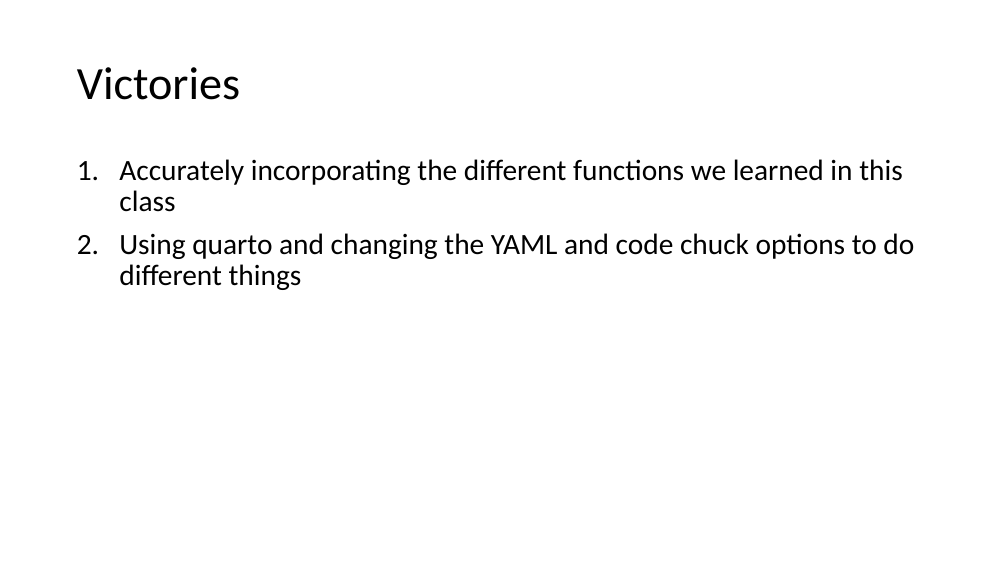
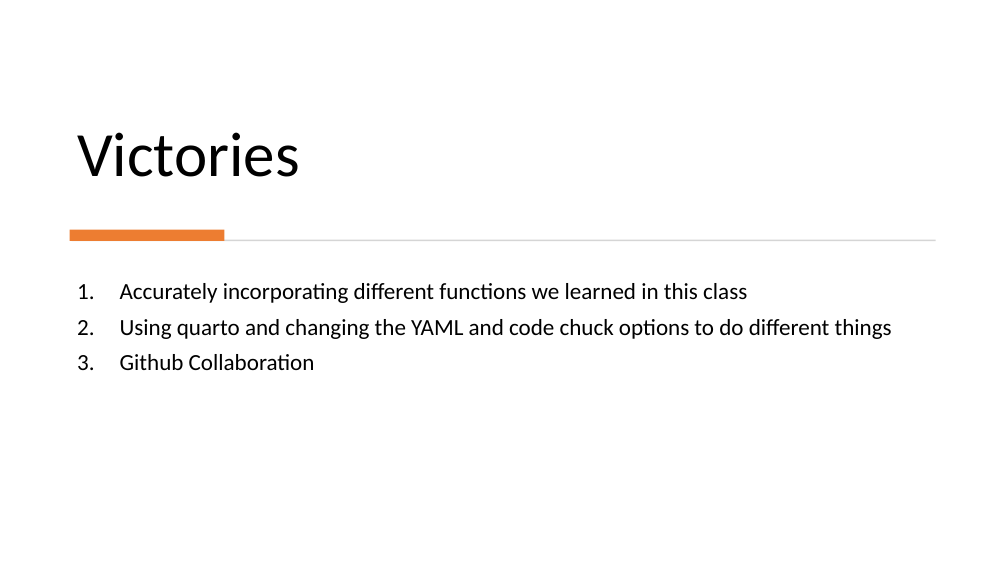
Before and after one commit to apedraza1234/socialfear, a slide deck: slide 12 of class_presentation.pptx. Drawn at 1008x567 pixels with LibreOffice and Linux fonts; fonts in the diff are those of the drawing. Boxes give left, top, right and bottom in pixels: in the first picture for what was removed or moved away, otherwise in the second. Text is boxed around its words. In the diff, an @@ line names an element or a change of style, - is before the commit and + after.

```diff
--- a/class_presentation.pptx
+++ b/class_presentation.pptx
@@ title "Victories" at (x1=77, y1=132, x2=300, y2=177): size 44 to 60 pt; vertical alignment middle to bottom @@
@@ rectangle added at (x1=70, y1=230, x2=225, y2=241), fill #ED7D31 @@
@@ rectangle added at (x1=72, y1=240, x2=936, y2=241), fill #D5D5D5 @@
@@ text "Accurately incorporating different functions we ..." moved from (x1=119, y1=159, x2=914, y2=290) to (x1=120, y1=283, x2=892, y2=370) @@
@@ text at (x1=120, y1=283, x2=747, y2=303): text changed; size 28 to 22 pt @@
-1. Accurately incorporating the different functions we learned in this class
+1. Accurately incorporating different functions we learned in this class
@@ text at (x1=120, y1=319, x2=892, y2=339): size 28 to 22 pt in "Using quarto and changing the YAML and ..." @@
@@ text at (x1=120, y1=354, x2=315, y2=370): paragraph added @@
+3. Github Collaboration
```
Also in this commit, not shown: 9 other slides changed, 4 slides added, 1 slide removed, 4 other files.
